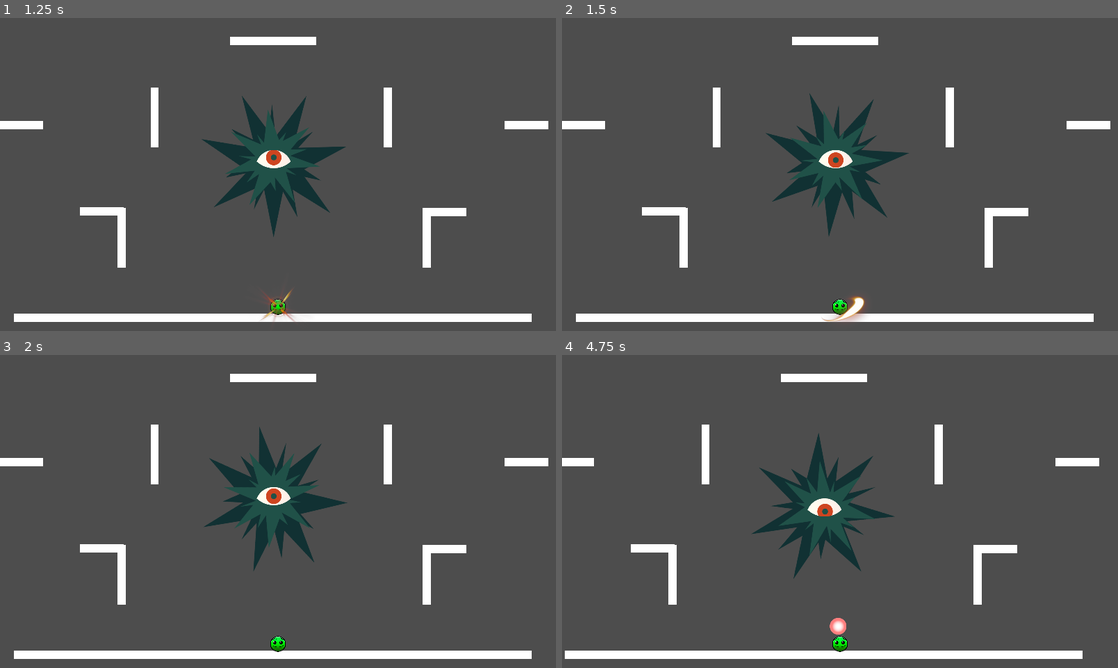
Above: before the commit, frames 1-4 (two rows, left to right).
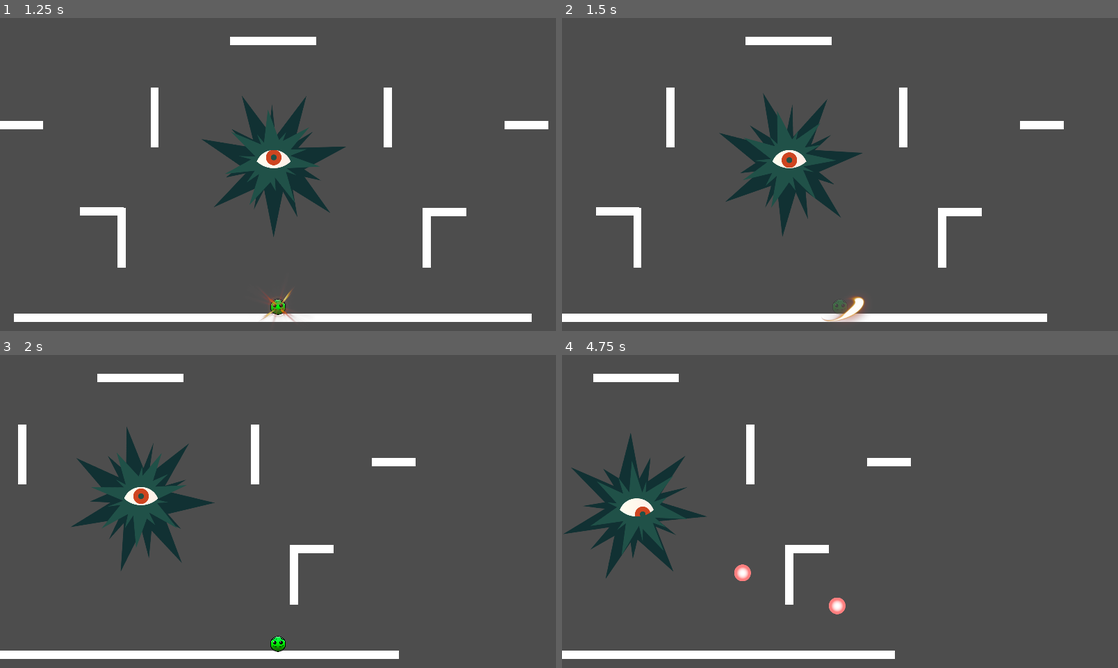
Above: after the commit, the same moments.

Repository: ReusableChopsticks/BreakoutBossfight
Game: Godot game, scene res://scenes/eye_boss_arena.tscn
Same seed, same stepped clock (60 frames per second), same inputs: the game is played once before the commit and once after it.
Inputs:
- Up to frame 1 (1.25 s): tap Enter at 0.5 s; hold Right (move_right) from 0.53 s (still down); hold X (attack) from 0.53 s (still down); tap Z (jump) at 0.77 s; tap C (dash) at 0.8 s
- Up to frame 2 (1.5 s): keep holding Right (move_right); release X (attack) at 1.28 s; tap C (dash) at 1.35 s
- Up to frame 3 (2 s): keep holding Right (move_right); tap Z (jump) at 1.52 s; tap X (attack) at 1.55 s
- Up to frame 4 (4.75 s): release Right (move_right) at 2.03 s; hold Left (move_left) 2.03-2.78 s; hold X (attack) 2.03-2.78 s; tap C (dash) at 2.3, 2.85, 3.8, 4.35 s; hold Right (move_right) 2.78-4.28 s; tap Z (jump) at 3.02, 3.77, 4.52 s; tap X (attack) at 3.05, 4.55 s; hold X (attack) 3.53-4.28 s; hold Left (move_left) from 4.28 s (still down)

Frame 1 is identical in both runs. In frame 2, 10% of the frame differs, in the area x 0-99%, y 6-98%; in frame 3, 12%; in frame 4, 12%, in the area x 0-97%, y 6-98%.

Commit message:
invincible while dashing

Diff:
--- a/entities/player/player.tscn
+++ b/entities/player/player.tscn
@@ -181,8 +181,9 @@
 script = ExtResource("6_let22")
 initial_state = NodePath("PlayerMoveState")
 
-[node name="PlayerMoveState" type="Node" parent="StateMachine"]
+[node name="PlayerMoveState" type="Node" parent="StateMachine" node_paths=PackedStringArray("hurtbox")]
 script = ExtResource("7_3l48t")
+hurtbox = NodePath("../../HurtboxComponent")
 max_fall_velocity = 1000
 move_lerp = 0.392
 friction_lerp = 0.345
--- a/entities/player/player_attack_state.gd
+++ b/entities/player/player_attack_state.gd
@@ -33,7 +33,7 @@
 	# regular attack
 	if Input.is_action_just_released("attack") and _hold_time < deflect_hold_time:
 		weapon.use_weapon(attack_dir)
-		await weapon.attack_finished
+		#await weapon.attack_finished
 		transitioned.emit(self, "PlayerMoveState")
 	elif !is_attacking and _hold_time >= deflect_hold_time:
 		is_attacking = true
@@ -41,7 +41,8 @@
 		await weapon.attack_finished
 		transitioned.emit(self, "PlayerMoveState")
 
-	handle_physics(delta)
+	if _hold_time < 0.3:
+		handle_physics(delta)
 
 func handle_physics(delta):
 	# handle gravity while attacking; no movement!
--- a/entities/player/player_move_state.gd
+++ b/entities/player/player_move_state.gd
@@ -2,6 +2,10 @@
 class_name PlayerMoveState
 
 @onready var p: CharacterBody2D = get_parent().get_parent()
+
+@export_group("Components")
+@export var hurtbox: HurtboxComponent
+@export_group("")
 
 #region Movement
 @export_group("Movement")
@@ -215,11 +219,14 @@
 	can_dash = false
 	dash_anim.play("dash")
 
+# used while dashing in dash animation
 func finish_dash():
 	is_dashing = false
 
+# used while dashing in dash animation
 func set_invincible(value: bool):
 	is_invincible = value
+	hurtbox.monitorable = !value
 #endregion
 
 
--- a/entities/weapon/weapon.gd
+++ b/entities/weapon/weapon.gd
@@ -61,5 +61,5 @@
 			attack.attack_damage = 5
 			area.damage(attack)
 
-func add_charge(amount = 1):
-	charge += 1
+func add_charge(amount: int = 1):
+	charge += amount
--- a/entities/weapon/weapon.tscn
+++ b/entities/weapon/weapon.tscn
@@ -269,6 +269,7 @@
 
 [sub_resource type="Animation" id="Animation_w8ooq"]
 resource_name = "deflect_attack"
+length = 0.1
 tracks/0/type = "method"
 tracks/0/imported = false
 tracks/0/enabled = true
--- a/project.godot
+++ b/project.godot
@@ -83,6 +83,7 @@
 attack={
 "deadzone": 0.5,
 "events": [Object(InputEventKey,"resource_local_to_scene":false,"resource_name":"","device":-1,"window_id":0,"alt_pressed":false,"shift_pressed":false,"ctrl_pressed":false,"meta_pressed":false,"pressed":false,"keycode":0,"physical_keycode":88,"key_label":0,"unicode":120,"echo":false,"script":null)
+, Object(InputEventJoypadButton,"resource_local_to_scene":false,"resource_name":"","device":-1,"button_index":2,"pressure":0.0,"pressed":false,"script":null)
 ]
 }
 
